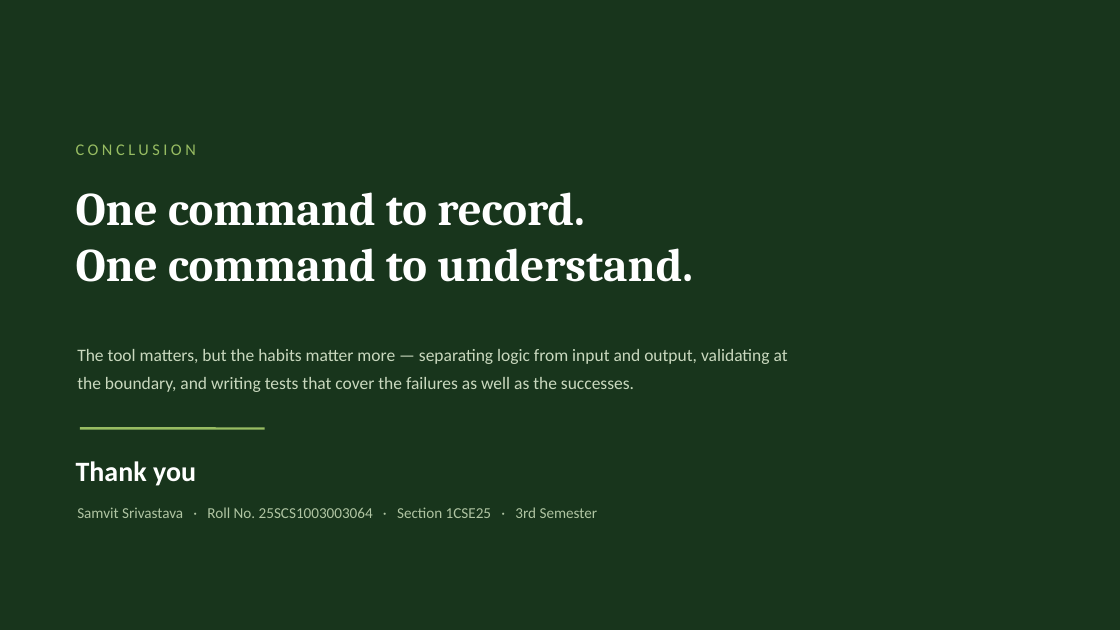
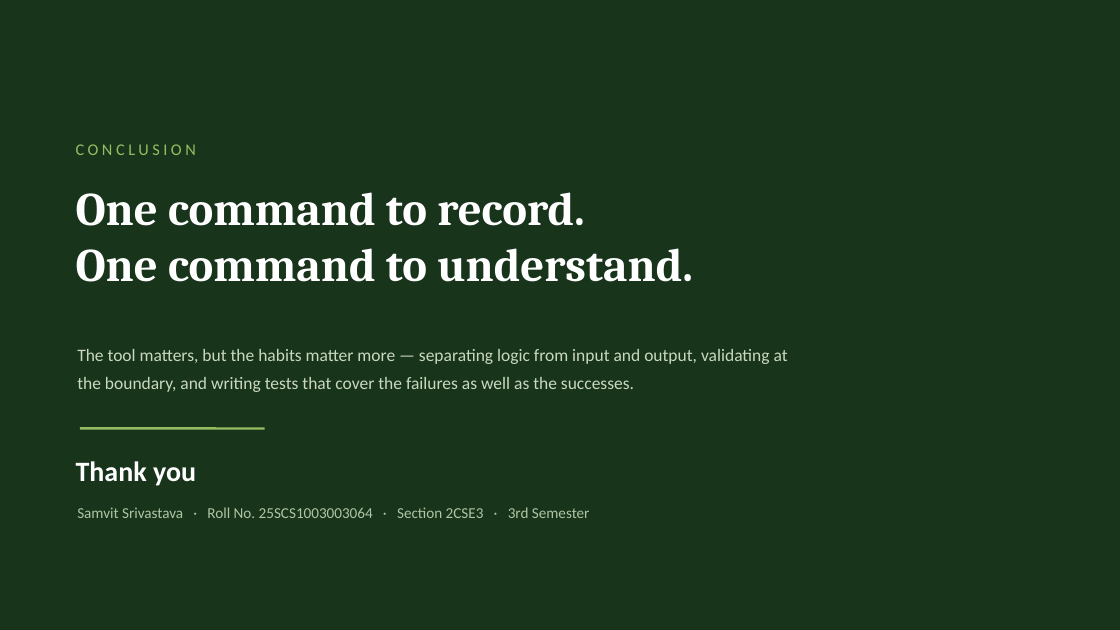
Before and after one commit to samvit-iilm/2025-29_Samvit-Srivastava_25SCS1003003064_3rd_2CSE3, a slide deck: slide 14 of Internship_PPT.pptx. Drawn at 1120x630 pixels with LibreOffice and Linux fonts; fonts in the diff are those of the drawing. Boxes give left, top, right and bottom in pixels: in the first picture for what was removed or moved away, otherwise in the second. Text is boxed around its words. In the diff, an @@ line names an element or a change of style, - is before the commit and + after.

Commit message:
Update PPT with correct section (2CSE3)

```diff
--- a/Internship_PPT.pptx
+++ b/Internship_PPT.pptx
@@ text at [77, 507, 590, 518]: text changed @@
-Samvit Srivastava · Roll No. 25SCS1003003064 · Section 1CSE25 · 3rd Semester
+Samvit Srivastava · Roll No. 25SCS1003003064 · Section 2CSE3 · 3rd Semester
```
Also in this commit, not shown: 1 other slide changed.
